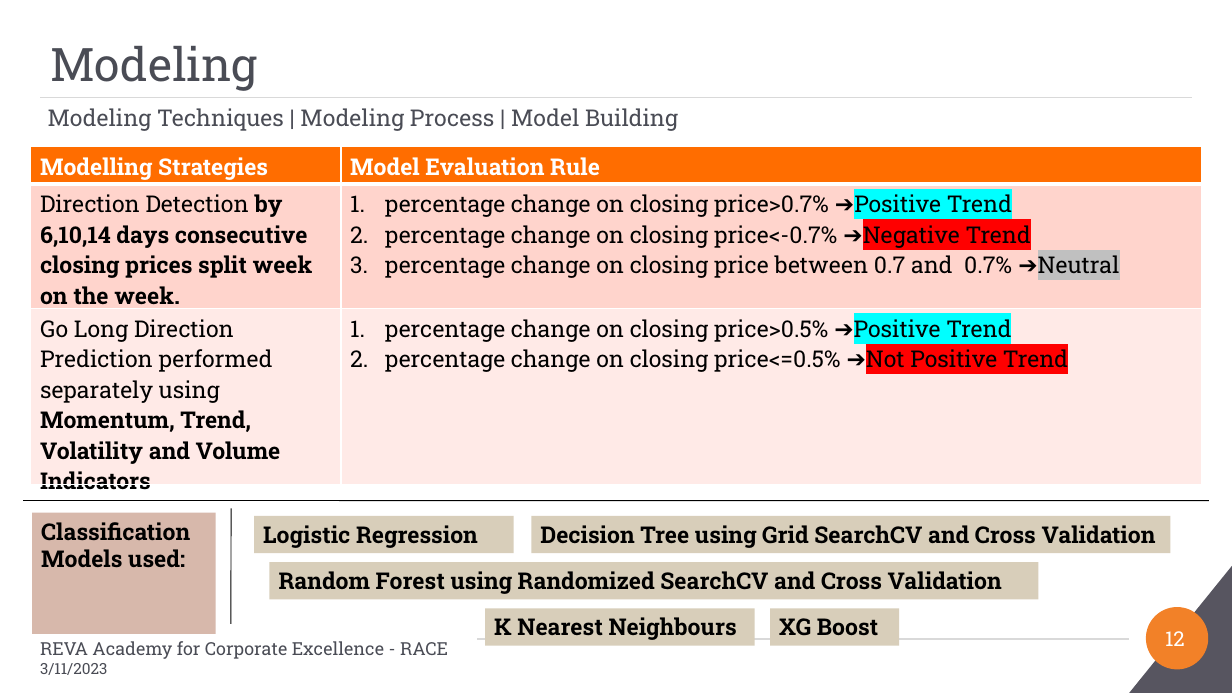
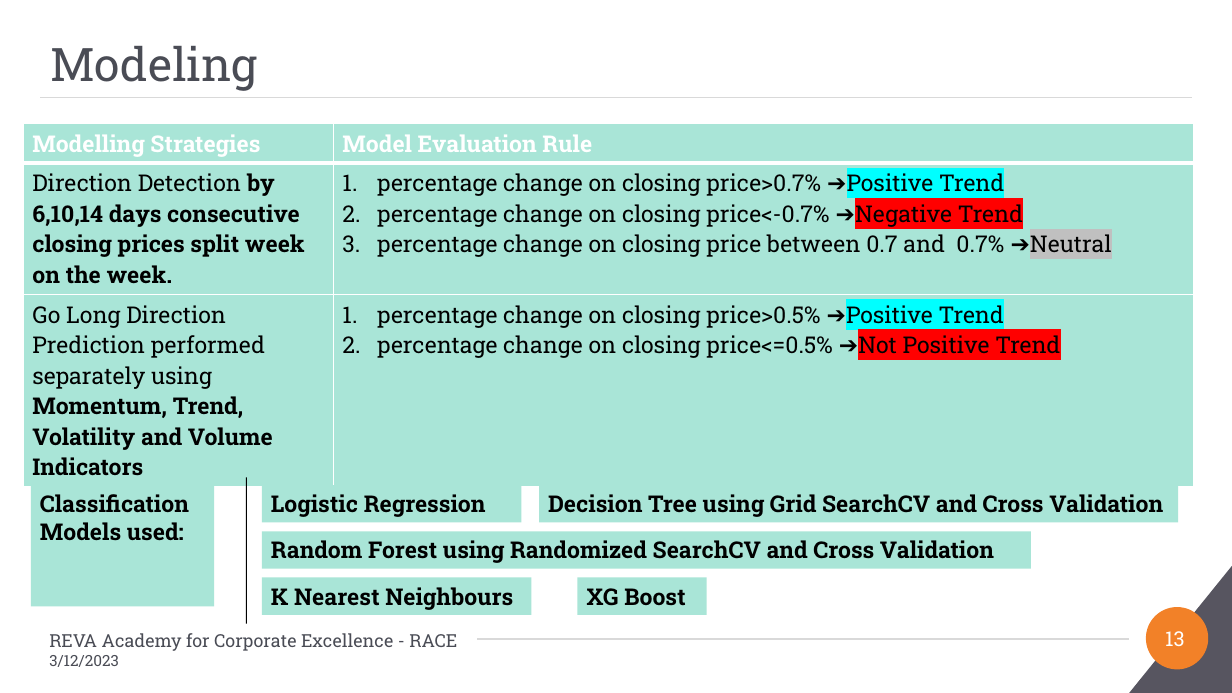
Before and after one commit to Embedded-org/ACCOMPLISHMENTS, a slide deck: slide 13 of RACE_CAPSTONE_PROJECT2/BA_Capstone Project_Final PPT_Anand Mohan_Direction Detection Selected Stocks_2023.pptx (slide 12 before the commit). Drawn at 1232x693 pixels with LibreOffice and Linux fonts; fonts in the diff are those of the drawing; background and template pictures are left out. Boxes give left, top, right and bottom in pixels: in the first picture for what was removed or moved away, otherwise in the second. Text is boxed around its words. In the diff, an @@ line names an element or a change of style, - is before the commit and + after.

```diff
--- a/RACE_CAPSTONE_PROJECT2/BA_Capstone Project_Final PPT_Anand Mohan_Direction Detection Selected Stocks_2023.pptx
+++ b/RACE_CAPSTONE_PROJECT2/BA_Capstone Project_Final PPT_Anand Mohan_Direction Detection Selected Stocks_2023.pptx
@@ text removed at <box>48,108,678,131</box> @@
-Modeling Techniques | Modeling Process | Model Building
@@ table at <box>23,123,1194,480</box> @@
@@ fill #FF6D00 to #A9E5D7 in row 1 @@
@@ fill #FFD4CC to #A9E5D7 in row 2 @@
@@ fill #FFEBE7 to #A9E5D7 in row 3 @@
@@ table: place and size @@
-table at <box>30,146,1202,494</box>
+table at <box>23,123,1194,480</box>
@@ line moved from (231, 508) - (231, 624) to (247, 478) - (247, 624) @@
@@ line removed from (23, 501) to (1209, 501) @@
@@ rectangle "Classification Models used:": place and size @@
-rectangle "Classification Models used:" at <box>32,513,216,634</box>
+rectangle "Classification Models used:" at <box>30,485,214,606</box>
@@ rectangle "Classification Models used:" at <box>30,485,214,606</box>: fill #D7B8AB to #A9E5D7 @@
@@ rectangle "Logistic Regression": place and size @@
-rectangle "Logistic Regression" at <box>254,516,514,553</box>
+rectangle "Logistic Regression" at <box>262,485,521,522</box>
@@ rectangle "Decision Tree using Grid SearchCV ...": place and size @@
-rectangle "Decision Tree using Grid SearchCV ..." at <box>531,516,1171,553</box>
+rectangle "Decision Tree using Grid SearchCV ..." at <box>539,485,1178,522</box>
@@ rectangle "Random Forest using Randomized SearchCV ...": place and size @@
-rectangle "Random Forest using Randomized SearchCV ..." at <box>270,562,1039,599</box>
+rectangle "Random Forest using Randomized SearchCV ..." at <box>262,531,1031,568</box>
@@ fill #D8CEBA to #A9E5D7 in 5 elements at <box>539,485,1178,522</box>, <box>262,485,521,522</box>, <box>262,531,1031,568</box>, <box>578,578,707,615</box>, <box>262,578,531,615</box> @@
@@ rectangle "K Nearest Neighbours": place and size @@
-rectangle "K Nearest Neighbours" at <box>485,608,755,645</box>
+rectangle "K Nearest Neighbours" at <box>262,578,531,615</box>
@@ rectangle "XG Boost": place and size @@
-rectangle "XG Boost" at <box>770,608,899,645</box>
+rectangle "XG Boost" at <box>578,578,707,615</box>
@@ text "REVA Academy for Corporate Excellence ...": place and size @@
-text "REVA Academy for Corporate Excellence ..." at <box>40,641,448,675</box>
+text "REVA Academy for Corporate Excellence ..." at <box>49,633,457,667</box>
@@ text at <box>49,655,119,667</box>: text changed @@
-3/11/2023
+3/12/2023
@@ page number at <box>1165,631,1185,646</box>: text changed @@
-12
+13
```
Also in this commit, not shown: 16 other slides changed, 4 slides added, 1 slide removed.
